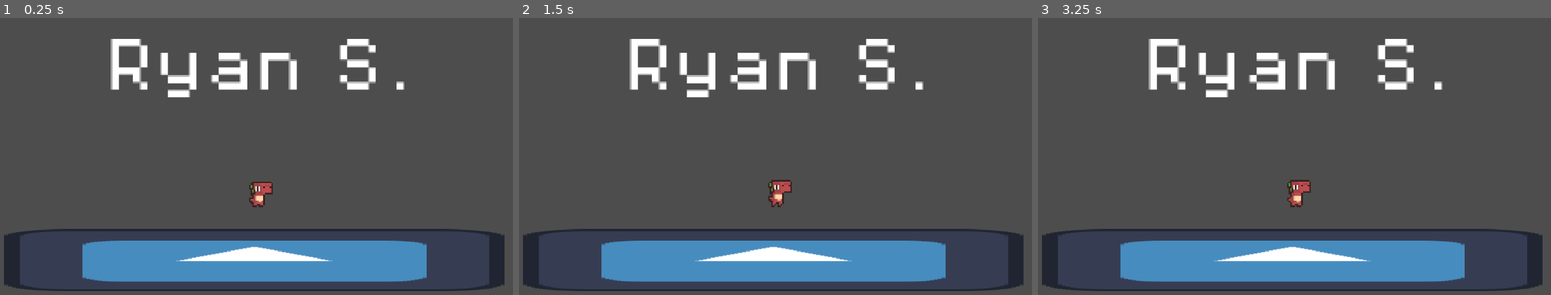
Above: before the commit, frames 1-3 (left to right).
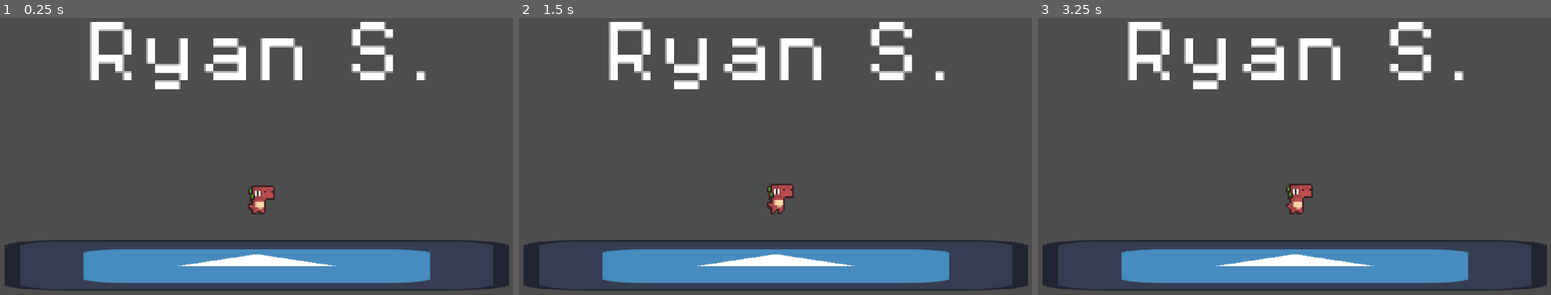
Above: after the commit, the same moments.

Repository: RynoXryaN/schirmer-ryan-first-project
Game: Godot game, scene res://Scenes/demo_map.tscn
Two runs of this game, one before a commit and one after it. Both use one fixed random seed, a clock stepped at 60 frames per second and the inputs below. The engine's default icon, where the game draws it, is replaced by a stand-in: a white triangle on a blue panel in a dark square.
Inputs:
- Up to frame 1 (0.25 s): no input
- Up to frame 2 (1.5 s): no input
- Up to frame 3 (3.25 s): no input

The runs differ from the first frame. In frame 1, 12% of the frame differs, in the area x 0-100%, y 1-99%; in frame 2, 12%; in frame 3, 12%.

Commit message:
Update demo_map.tscn

Diff:
--- a/Scenes/demo_map.tscn
+++ b/Scenes/demo_map.tscn
@@ -47,8 +47,8 @@
 [node name="DemoMap" type="Node2D" unique_id=1459569015]
 
 [node name="Icon" type="Sprite2D" parent="." unique_id=67527316]
-position = Vector2(-1.5000029, 66.50001)
-scale = Vector2(2.4609375, 0.30468732)
+position = Vector2(-1.8119812e-05, 61.00001)
+scale = Vector2(2.1718748, 0.21874987)
 texture = ExtResource("1_hkha8")
 
 [node name="AnimatedSprite2D" type="AnimatedSprite2D" parent="." unique_id=1663425718]
@@ -59,7 +59,7 @@
 frame_progress = 0.8800002
 
 [node name="Camera2D" type="Camera2D" parent="." unique_id=859431814]
-zoom = Vector2(3.5, 3.5)
+zoom = Vector2(4, 4)
 
 [node name="Label" type="Label" parent="." unique_id=173309110]
 offset_left = -96.0
